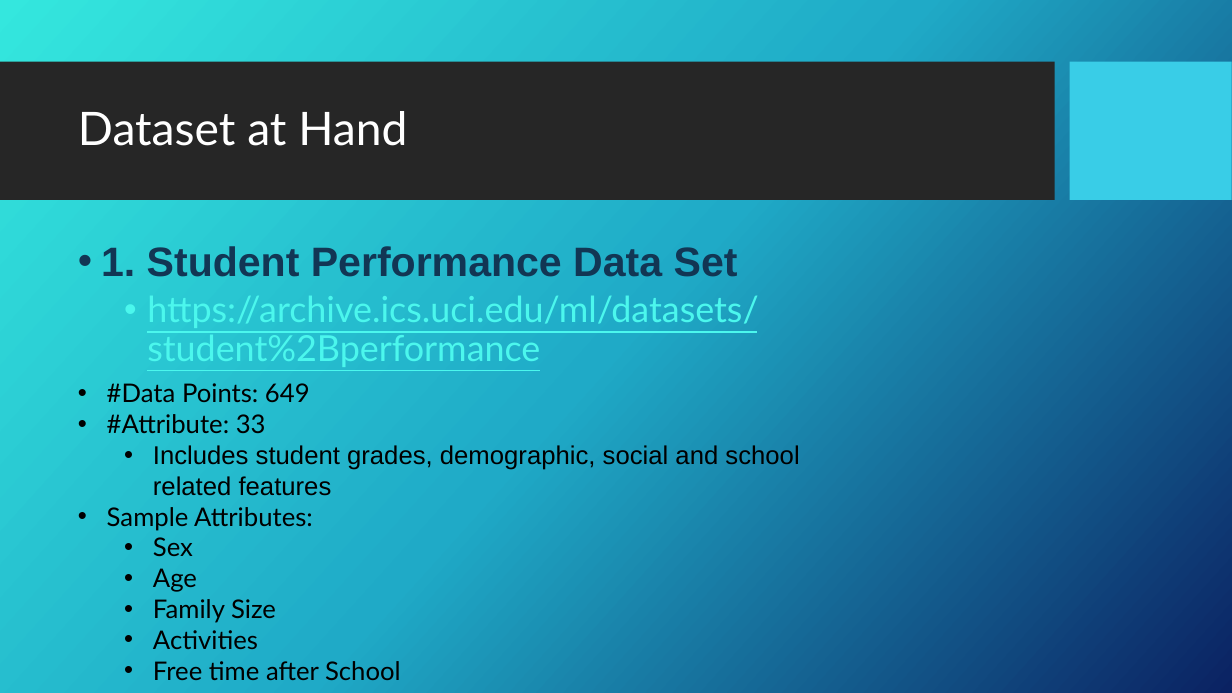
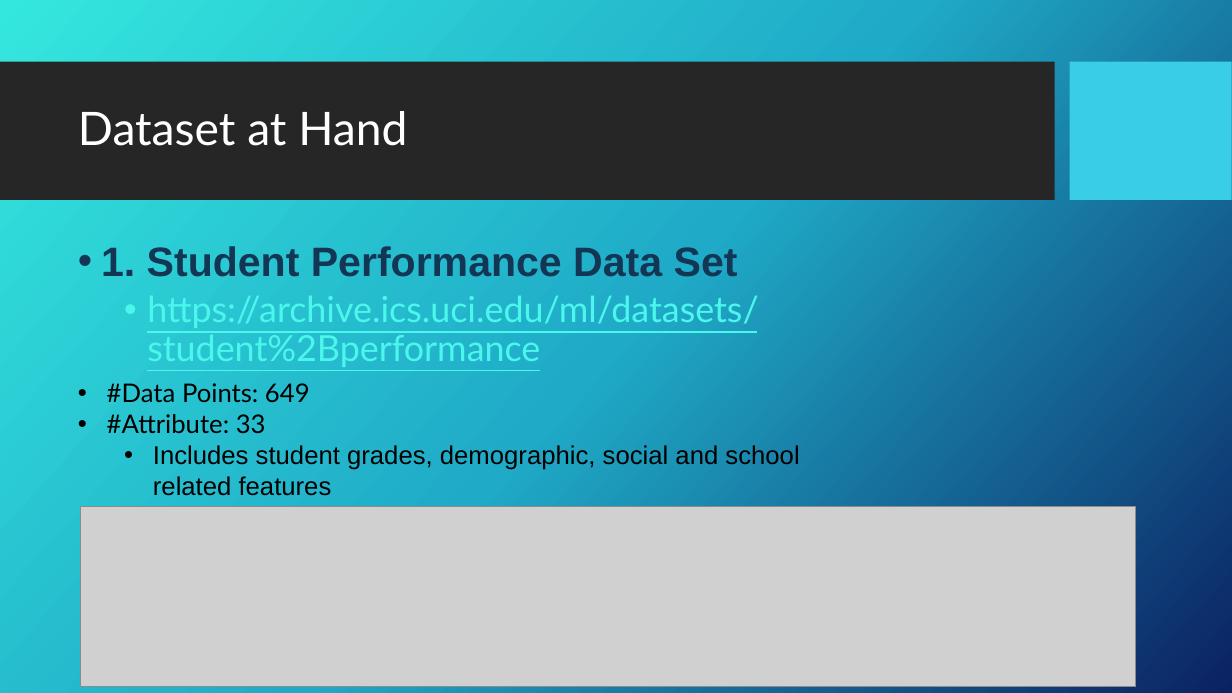
Before and after one commit to AmosChenZixuan/CIS_Research_Project, a slide deck: slide 4 of Proposal.pptx. Drawn at 1232x693 pixels with LibreOffice and Linux fonts; fonts in the diff are those of the drawing; grey boxes stand for pictures; background and template pictures are left out. Boxes give left, top, right and bottom in pixels: in the first picture for what was removed or moved away, otherwise in the second. Text is boxed around its words. In the diff, an @@ line names an element or a change of style, - is before the commit and + after.

Commit message:
Update Proposal.pptx
add pictures

```diff
--- a/Proposal.pptx
+++ b/Proposal.pptx
@@ picture added at (x1=80, y1=506, x2=1136, y2=687) @@
@@ text at (x1=107, y1=507, x2=401, y2=680): paragraphs removed @@
-• Sample Attributes:
-  • Sex
-  • Age
-  • Family Size
-  • Activities
-  • Free time after School
```
Also in this commit, not shown: 5 other slides changed.
